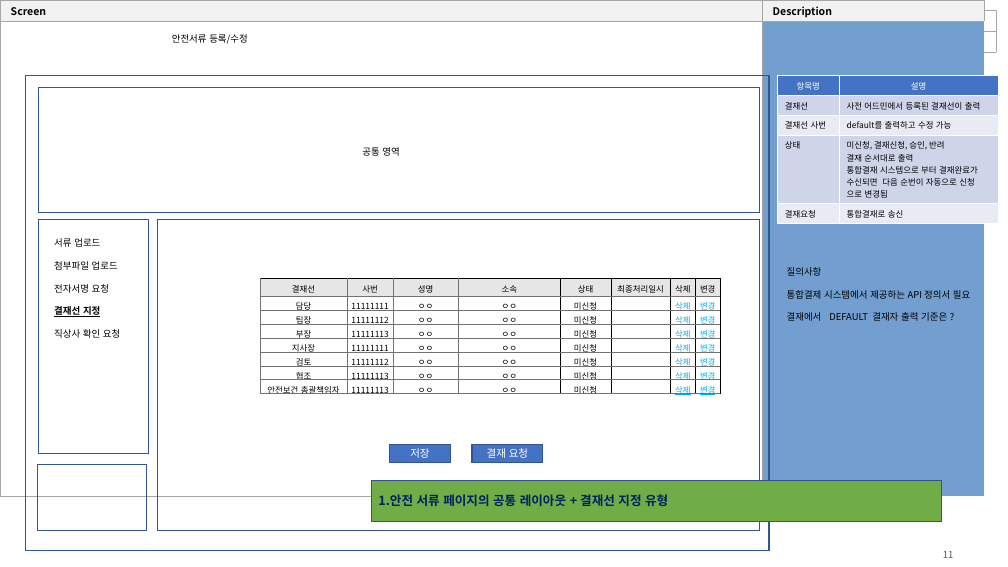
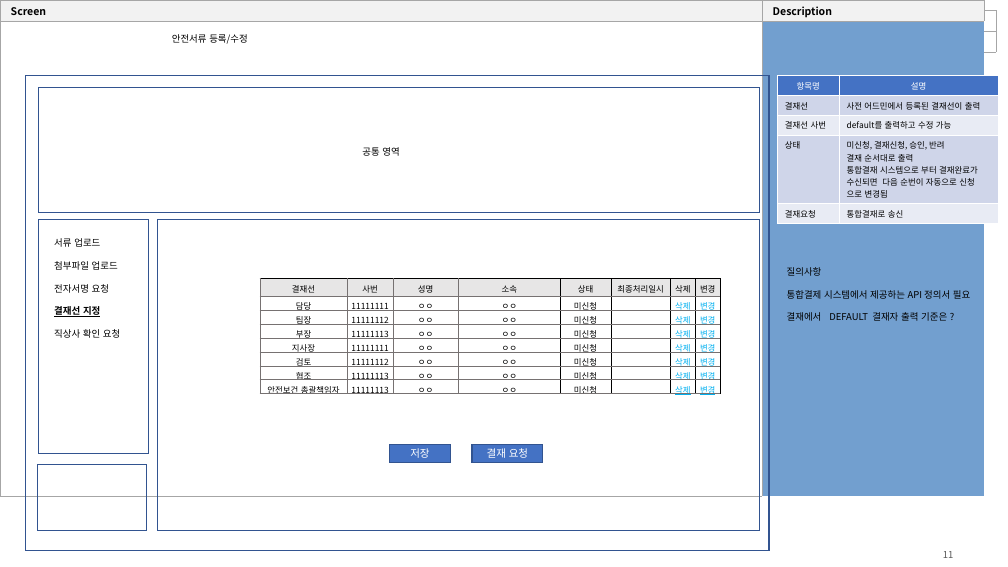
Before and after one commit to yamdeng/ktds-publish, a slide deck: slide 11 of docs/퍼블_페이지작업.pptx. Drawn at 1008x567 pixels with LibreOffice and Linux fonts; fonts in the diff are those of the drawing. Boxes give left, top, right and bottom in pixels: in the first picture for what was removed or moved away, otherwise in the second. Text is boxed around its words. In the diff, an @@ line names an element or a change of style, - is before the commit and + after.

```diff
--- a/docs/퍼블_페이지작업.pptx
+++ b/docs/퍼블_페이지작업.pptx
@@ rectangle removed at [371,481,942,522] @@
-1.안전 서류 페이지의 공통 레이아웃 + 결재선 지정 유형
```
Also in this commit, not shown: 11 other slides changed, 2 slides removed, 2 other files.
